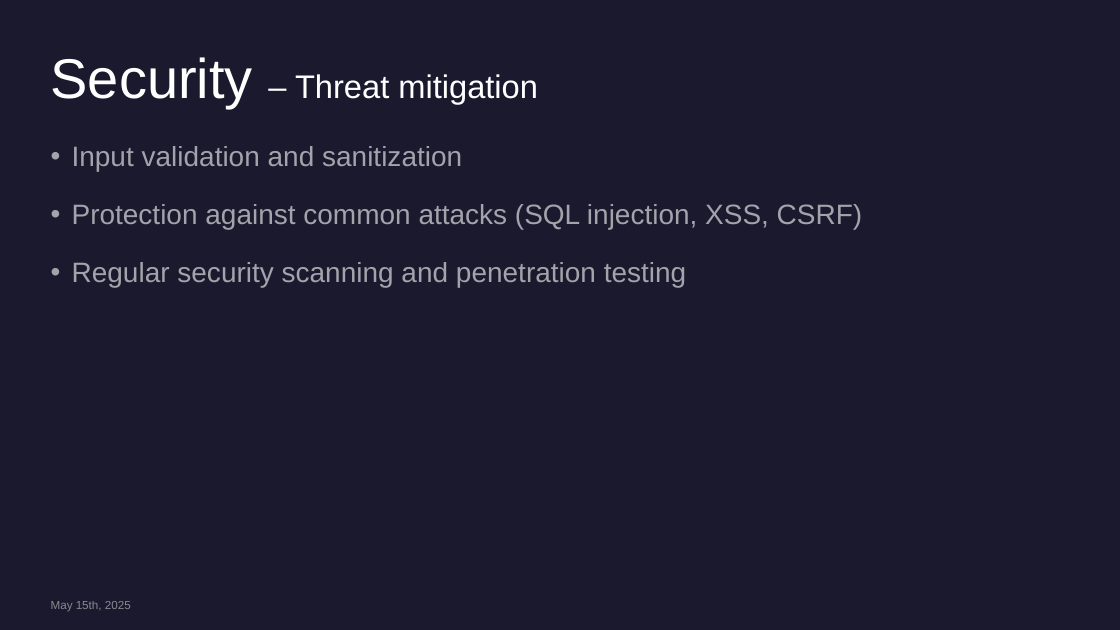
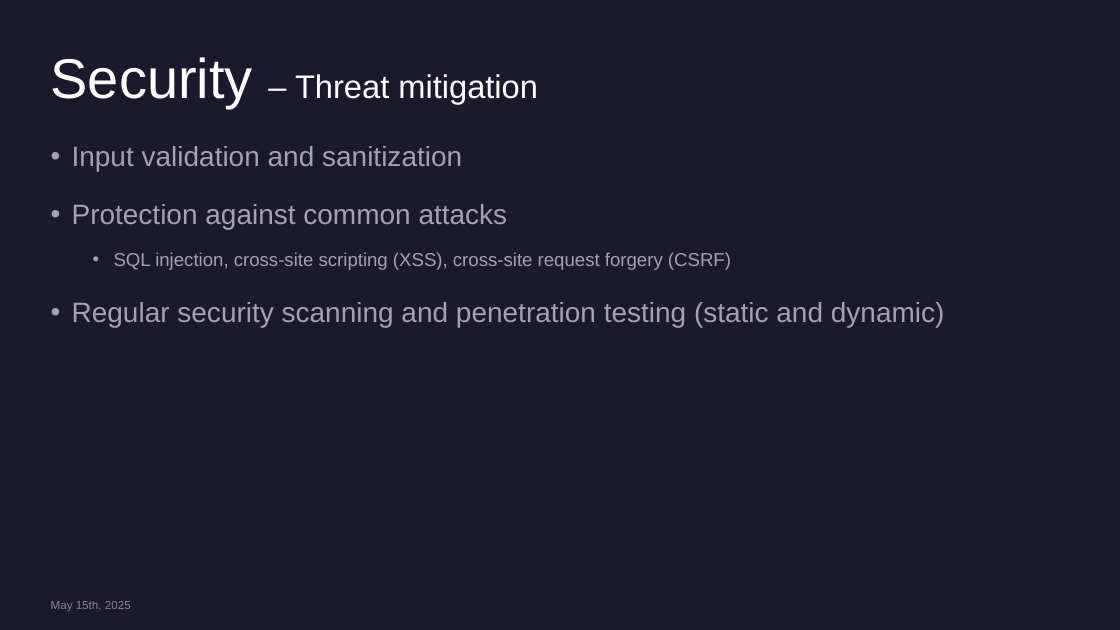
Before and after one commit to sergiosaraiva/number-verification-service, a slide deck: slide 24 of docs/Number Verification Microservice.pptx. Drawn at 1120x630 pixels with LibreOffice and Linux fonts; fonts in the diff are those of the drawing. Boxes give left, top, right and bottom in pixels: in the first picture for what was removed or moved away, otherwise in the second. Text is boxed around its words. In the diff, an @@ line names an element or a change of style, - is before the commit and + after.

```diff
--- a/docs/Number Verification Microservice.pptx
+++ b/docs/Number Verification Microservice.pptx
@@ text at box(72, 204, 945, 327): text changed @@
-• Protection against common attacks (SQL injection, XSS, CSRF)
-• Regular security scanning and penetration testing
+• Protection against common attacks
+  • SQL injection, cross-site scripting (XSS), cross-site request forgery (CSRF)
+• Regular security scanning and penetration testing (static and dynamic)
```
Also in this commit, not shown: 4 other slides changed, 1 slide removed, 1 other file.
